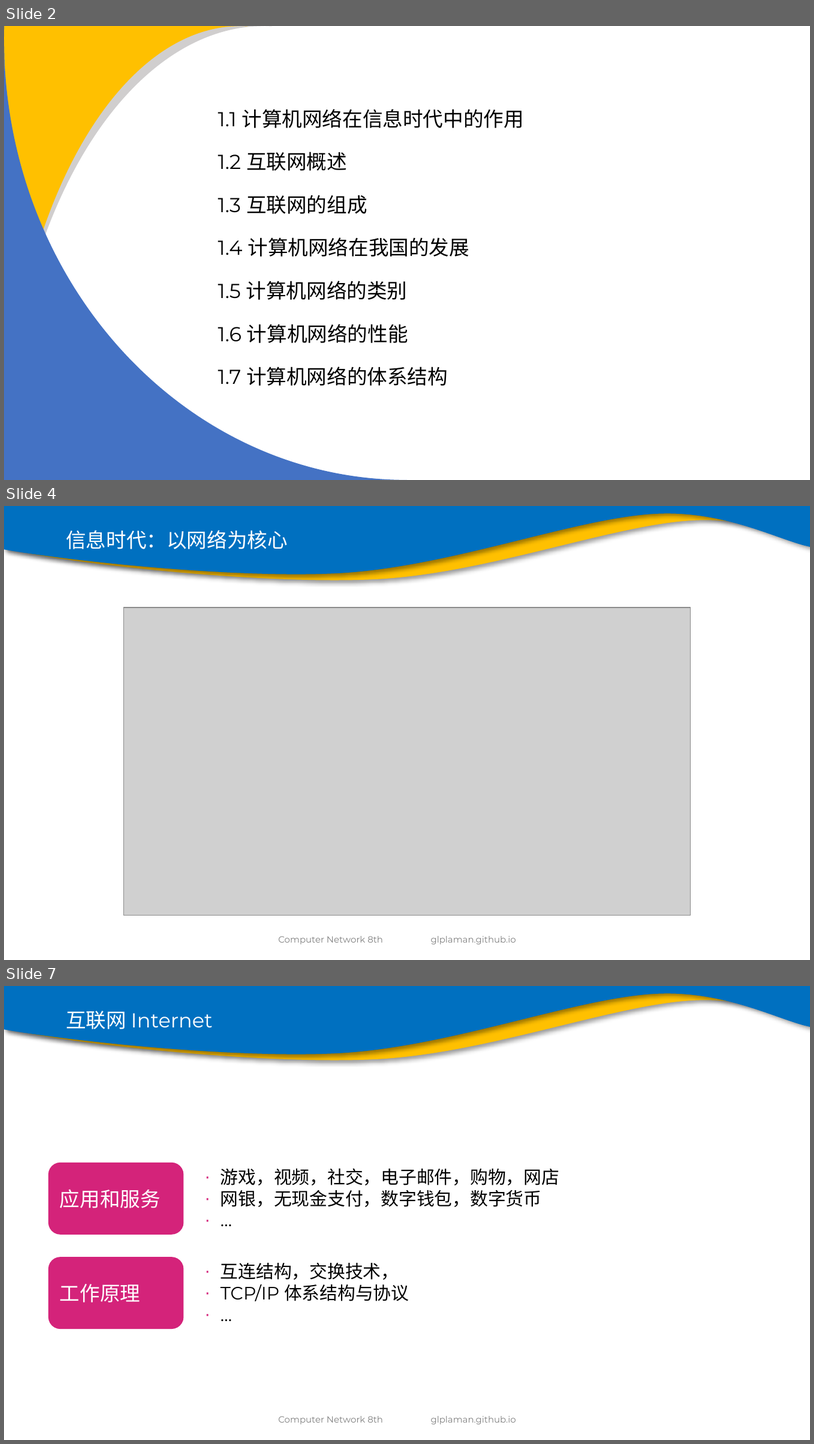
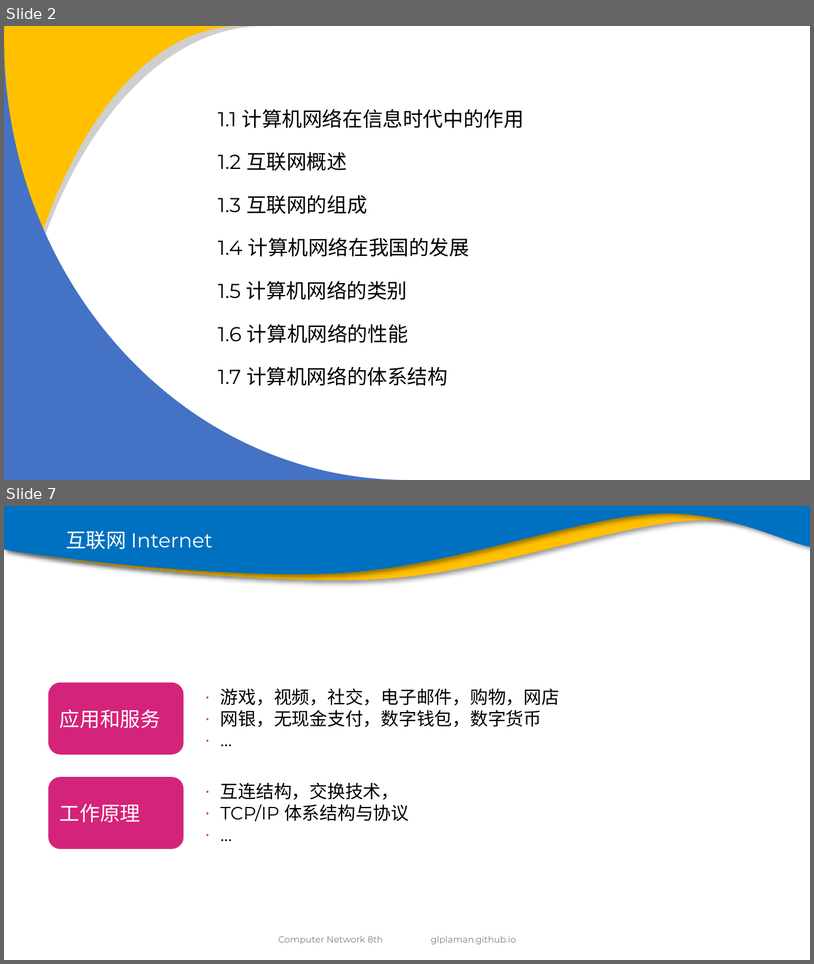
Before and after one commit to glplaman/glplaman.github.io, a slide deck: network/ppt/chap1.pptx. Shown one above the other, each under a label of ours: slides 2, 4 and 7 before the commit, slides 2 and 7 after it; the slides between them are not shown. The pictures are 814x1444 and 814x964 pixels, drawn with LibreOffice and Linux fonts; fonts in the diff are those of the drawing; grey boxes stand for pictures; background and template pictures are left out. Boxes give left, top, right and bottom in pixels: in the first picture for what was removed or moved away, otherwise in the second. Text is boxed around its words. In the diff, an @@ line names an element or a change of style, - is before the commit and + after.

```diff
--- a/network/ppt/chap1.pptx
+++ b/network/ppt/chap1.pptx
@@ slide 4 removed at <box>4,506,810,960</box>, background #FFFFFF; not listed: 4 template elements that a slide beside it also shows @@
@@ title removed at <box>66,530,288,549</box> @@
-信息时代：以网络为核心
@@ picture removed at <box>124,607,691,916</box> @@
```
Also in this commit, not shown: 8 slides changed, 1 slide added, 8 other files.
